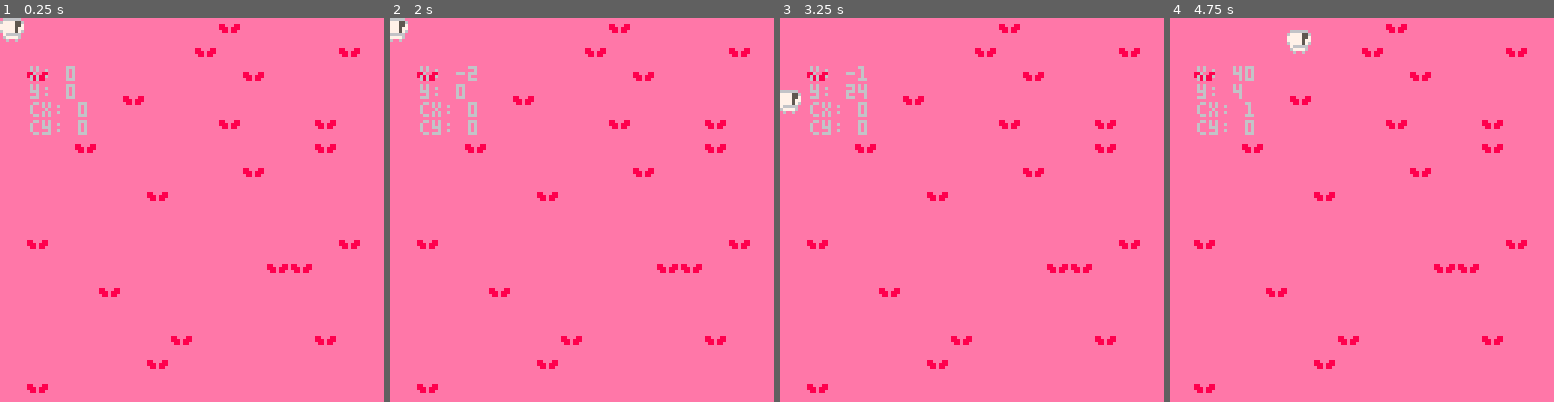
Above: before the commit, frames 1-4 (left to right).
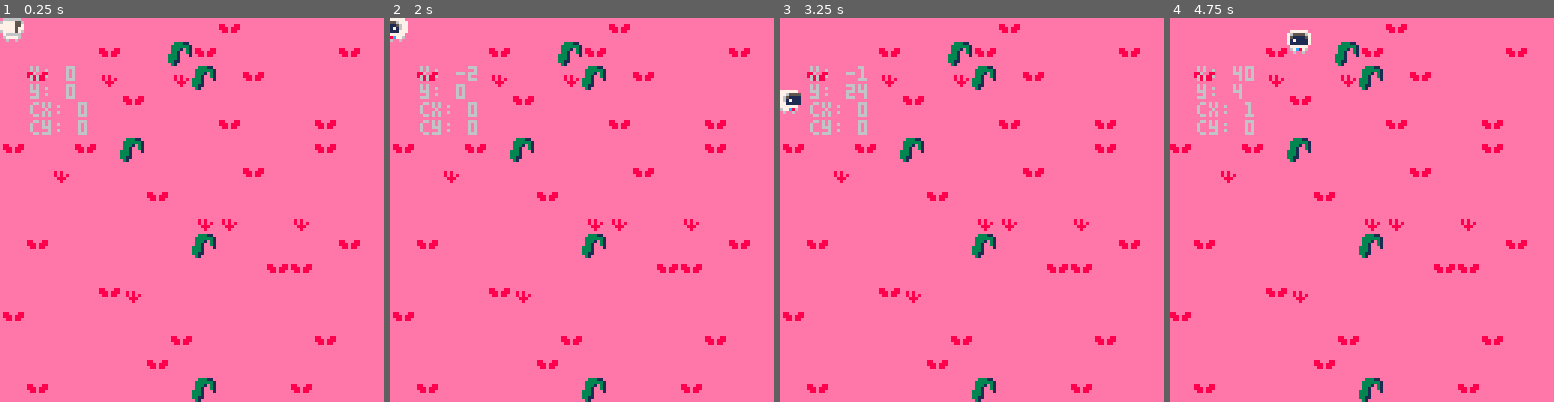
Above: after the commit, the same moments.

Repository: ARKANYOTA/ludumdare47
Game: PICO-8 cartridge arkanv1.p8
Two runs of this game, one before a commit and one after it. Both use one fixed random seed, a clock stepped at 60 frames per second and the inputs below.
Inputs:
- Up to frame 1 (0.25 s): no input
- Up to frame 2 (2 s): hold Left from 1.97 s (still down)
- Up to frame 3 (3.25 s): release Left at 2.37 s; hold Down 2.42-2.82 s; hold Right from 2.87 s (still down)
- Up to frame 4 (4.75 s): release Right at 3.53 s; hold Up 3.58-4.08 s; hold Right 4.13-4.53 s; hold Down from 4.58 s (still down)

The runs differ from the first frame. In frame 1, 1.9% of the frame differs, in the area x 0-82%, y 6-100%; in frame 2, 2.1%; in frame 3, 2.1%; in frame 4, 2.1%, in the area x 0-81%, y 3-100%.

Commit message:
début collisions

Diff:
--- a/arkanv1.p8
+++ b/arkanv1.p8
@@ -22,15 +22,19 @@
 	--movement
 	if btn(➡️) then
 		vx+=1
+		rot=1
 	end
 	if btn(⬅️) then
 		vx-=1
+		rot=3
 	end
 	if btn(⬆️) then
 		vy+=1
+		rot=0
 	end
 	if btn(⬇️) then
 		vy-=1
+		rot=2
 	end
 	x+=vx
 	y-=vy
@@ -50,7 +54,7 @@
 	cls()
 	map(0,0)
 	--sprite
-	spr(1, x,y,1,1)
+	spr(anims.afk[rot+1],x,y,1,1)
 	if(bdebug) then debug() end
 end
 -->8
@@ -93,30 +97,44 @@
 00000000000000000000000000000000000000000000000000000000000000000000000000000000000000000000000000000000000000000000000000000000
 00000000000000000000000000000000000000000000000000000000000000000000000000000000000000000000000000000000000000000000000000000000
 00000000000000000000000000000000000000000000000000000000000000000000000000000000000000000000000000000000000000000000000000000000
-eeeeeeeeeeeeeeee0000000000000000000000000000000000000000000000000000000000000000000000000000000000000000000000000000000000000000
-eeeeeeeeeeeeeeee0000000000000000000000000000000000000000000000000000000000000000000000000000000000000000000000000000000000000000
-e88eee88eeeeeeee0000000000000000000000000000000000000000000000000000000000000000000000000000000000000000000000000000000000000000
-e888e888eeeeeeee0000000000000000000000000000000000000000000000000000000000000000000000000000000000000000000000000000000000000000
-ee88e88eeeeeeeee0000000000000000000000000000000000000000000000000000000000000000000000000000000000000000000000000000000000000000
-eeeeeeeeeeeeeeee0000000000000000000000000000000000000000000000000000000000000000000000000000000000000000000000000000000000000000
-eeeeeeeeeeeeeeee0000000000000000000000000000000000000000000000000000000000000000000000000000000000000000000000000000000000000000
-eeeeeeeeeeeeeeee0000000000000000000000000000000000000000000000000000000000000000000000000000000000000000000000000000000000000000
+eeeeeeeeeeeeeeeeeeeeeeee00000000000000000000000000000000000000000000000000000000000000000000000000000000000000000000000000000000
+eeeeeeeeeeeeeeeeeeeeeeee00000000000000000000000000000000000000000000000000000000000000000000000000000000000000000000000000000000
+e88eee88eeeeeeeeeeeeeeee00000000000000000000000000000000000000000000000000000000000000000000000000000000000000000000000000000000
+e888e888eeeeeeeeee8e8eee00000000000000000000000000000000000000000000000000000000000000000000000000000000000000000000000000000000
+ee88e88eeeeeeeeeee8e8e8e00000000000000000000000000000000000000000000000000000000000000000000000000000000000000000000000000000000
+eeeeeeeeeeeeeeeeeee888ee00000000000000000000000000000000000000000000000000000000000000000000000000000000000000000000000000000000
+eeeeeeeeeeeeeeeeeeee8eee00000000000000000000000000000000000000000000000000000000000000000000000000000000000000000000000000000000
+eeeeeeeeeeeeeeeeeeeeeeee00000000000000000000000000000000000000000000000000000000000000000000000000000000000000000000000000000000
+ee33311e000000000000000000000000000000000000000000000000000000000000000000000000000000000000000000000000000000000000000000000000
+e3333331000000000000000000000000000000000000000000000000000000000000000000000000000000000000000000000000000000000000000000000000
+e3331e31000000000000000000000000000000000000000000000000000000000000000000000000000000000000000000000000000000000000000000000000
+e331ee31000000000000000000000000000000000000000000000000000000000000000000000000000000000000000000000000000000000000000000000000
+3331eee1000000000000000000000000000000000000000000000000000000000000000000000000000000000000000000000000000000000000000000000000
+3331eeee000000000000000000000000000000000000000000000000000000000000000000000000000000000000000000000000000000000000000000000000
+3311eeee000000000000000000000000000000000000000000000000000000000000000000000000000000000000000000000000000000000000000000000000
+e31eeeee000000000000000000000000000000000000000000000000000000000000000000000000000000000000000000000000000000000000000000000000
+__gff__
+0000000000000000000000000000000000000000000000000000000000000000000000000000000000000000000000000000000000000000000000000000000000000000000000000000000000000000010000000000000000000000000000000000000000000000000000000000000000000000000000000000000000000000
+0000000000000000000000000000000000000000000000000000000000000000000000000000000000000000000000000000000000000000000000000000000000000000000000000000000000000000000000000000000000000000000000000000000000000000000000000000000000000000000000000000000000000000
 __map__
-4141414141414141414041414141414141414141414141414141414141404141414141414141414041414141414141414141414140414141414141414141414141414040414141414141414141414141414141414141414141414141414141414141414141414141414141414141414140414141414141414141414141414141
-4141414141414141404141414141404141414141414041414141404141404141414141404141414141414141414041414141414141414141414141414141414140404141414141414141414141414141414141414040414141414141414141414141414141414041414140404141414141414141414141414140414141414141
-4140414141414141414140414141414141414141414141414141414141414141404041414140414141414141414141404141414141414141414041414141414141414141414141414141404141414141414141404041414141414141414141404141404141414141414141404141414141414141414140414140404141414141
-4141414141404141414141414141414141414141414141414141414141414141414041414141414141414141414141414141414041414141414141414141414141404141414140414141414040414141414141414141414041414140404140404140414141414141414141414141414141414141414141414141414141414140
-4141414141414141414041414140414141414141414141404141414141414041414141414141414140404141414141414141414141414140404041414140414141404141414141414141414041414141414141414141414041414141414141414141414140414141414141414141414141414041414141414141414141414140
-4141414041414141414141414140414140414141414141404141414141414141414141414141414041414140414141414141414141414141414141404140414141414141414141414141414141414141414141414141414041414141414141414141414140414141414141414141414141414140404141414140404141414141
-4141414141414141414140414141414141414141414141414141414141414141414141414141414141414141414041414141414141404141414141414041414141414141414141414141414141414141404141414141414041414141414141414141414141414141414141404141414141414141414041414141414141414141
-4141414141414041414141414141414141414141404141414141414141414141414141414141414141414040414141414141414141404141414141414141414141414141414141414141414141404141414141414041414041414141414041414140414141414141414141404141404141414141414041414141414140404141
-4141414141414141414141414141414141414141414141414141414141414141414041414141414140414140414141414140414141414141414141414141414141414141414141414140414141414141414141414141414141414141414041414141414141414141414141404141414141414141414041414141414141404141
-4140414141414141414141414141404141414141414141414141414141414140414141414041414141414141414141414141414141414141414141414141414141414041414141414141414141414140414141414141414141414141414141414141414141414141414141414141414141414141414141414140414141404141
-4141414141414141414141404041414141404141414141414141414140414141414141414141414141414141414140414141414141414141414141414141414141414141414140404141414141414141414141414140414141414041414141414141414141414141404141414141404141414141414141414141414041414141
-4141414140414141414141414141414141414141404141404141414141414141414141414141414141404141414141414141414140414140414141414141414141414140414141414141414141414141414141414141414141414141414141414141414141414141414141414141414141414141414141414141404141414140
-4141414141414141414141414141414141414141414141404141414141414141414141414141414140404141414141414141414141414141414141404041414141414140414141414141414141414141414141414141414141414141414141414041414141414141404141414141414140404141414141414141414141414141
-4141414141414140414141414140414141414141414141414141414141414141414141414141414141414141414141414141414040414141414141414141414141414141414141414141404041414140414141414141414141414141414141414041414141414141414141414141414141414141414141414141414141404141
-4141414141414041414141414141414141414041414141414141414141414141414041414140414141414141414141414141414141414140414141414141404141414141414141414141414141414141414141414140414141414141414141414141414140414141414141414141414141414141414141414141414041414141
-4140414141414141414141414141414141414141414141414141414041414141414141414141414141414141414041414141414141414141414040414141414141414141414141414141414141414141414141414141414141414140414141414141414141414141414141414041414141414141404041414141414041414141
+4141414141414141414041414141414142424141414141414141414141404141414141414141414041414141414141414141414140414141414141414141414141414040414141414141414141414141414141414141414141414141414141414141404141414141414141414142414140414141414141414141414141414041
+4141414140414150404141414141404141414141414041414141404141404141414141404141414141414141414041414141414141414141424141414141414140404141414141414141414141414141414141414040414141414141414141414141414141414041414140404141414141414140414141414140414141414141
+4140414142414142504140414141414141414141414141414141414141414141404041414140414141414141414141404141414141414141414041414141414141414141414141414141404141414141424141404041414141404141414141404141404141414141414141404141424242414141414140414140404240414141
+4141414141404141414141414141414141414141414141414141414141414242414041414141414141414141414142414141414041414141414141414141414141404141414140414141414040414141414141414141414041414140414140424141414141414141414141414140414141414141414141414141414141414140
+4141414141414141414041414140414141414140414141404141414141414041414141414141414140404141414142414141414141414140404041414140414141404141414141414141414241414141414141414141414141414141414141414141414141414141414141414141414141414041414141414141414142414140
+4041414041504141414141414140414140414141414141404141414141414142414141414141414041414140414141414141414141414141414141424140414141424241414141414141414141414141414142414141414141414141414141414141414140424141404141414141414141404140404141424140404141414141
+4141424141414141414140414141414141414141414141414141414141414141414141414241414141414141414041414141414141404141414141414041414141414141414141414141414141414141404141414141414141414141414241414141414141414141414141404141414141414141414041414141414141414141
+4141414141414041414141414141414141414141404141414141414141414141414141424141414141414040414141414141414141404141414141424141414141414141414141414141424141404141414141414041414041414141414041414140414141414141414141404241404141414141414041414141414140404141
+4141414141414141424241414241414141424241414141414141414141414141414041414141414140414140414141414140414141414141414141424141414141414141414141414140414141414141414141414141414141414141414041414141414141414141414141404142414141414141414041414141414141404141
+4140414141414141504141414141404141414141414141414141414141414140414141414041414141414141414241414141414141414141414141414141414141414041414141414141414141414140414141414141414141414141414141414141414141414141414141414141414141414141414141414140414141404141
+4141414141414141414141404041414141404141414141414141414140414141414141414141414241414141414140414141414141414141414141414141414141414141414140404141414141414141414142414140414141414041414142424141414141414141404141414141404141414141414141414141414041414241
+4141414140424141414141414141414141414141404141404141414141414141414141414141414141404141414141414141414140414140414141414241414141414140414141414241414141414141414141414241414141414141414141414141414041414141414141414041414141414241414140414141404141414140
+4041414141414141414141414141414141414141424141404141414141414141414141414141414140404141414141414141414141414141414141404041414141414140414141414141414141414141414141414141414141414141414141414041414141414141404141414141414140404141414141414141424241414141
+4141414141414140414141414140414141414141414141414141414141414141414141414141414141414141414141414141414040414141414141414141414141414241414141404141404041414140414141414141414141414141414141414041414141414141414141414141414041414141414141414141414141404141
+4141414141414041414141414141414141414041414141414141414241414141414041414140414141414141414141414141414141414140414141414141404141414141414141414141414141414141414141414140414141414141414141414141414140424141414141414141414141414141414141414141414041414141
+4140414141414141504141414041414141414141414140414141414041414141414141414141414141414141414042414141414141414141414040414141414141414141414141414141414141414141414141414141414141414140414141414141414141414141414141414041414141414141404041414141414041414140
+0000000000000000000000000000000000000000000000000000000000000000000000000000000000000000000000000000000000000000000000000000000000000000000000000000000000000000000000000000000000000042000000000000000000000000000000000000000000000000000000000000000000000000
 
 
+
+
Not shown, changed: the music (__music__) section of arkanv1.p8
Not shown, changed: the sound effects (__sfx__) section of arkanv1.p8
